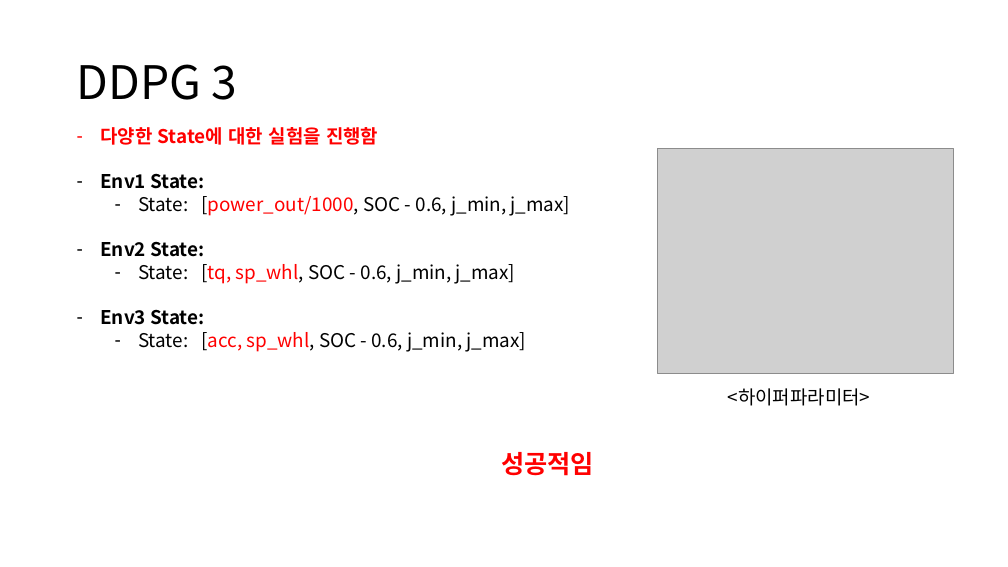
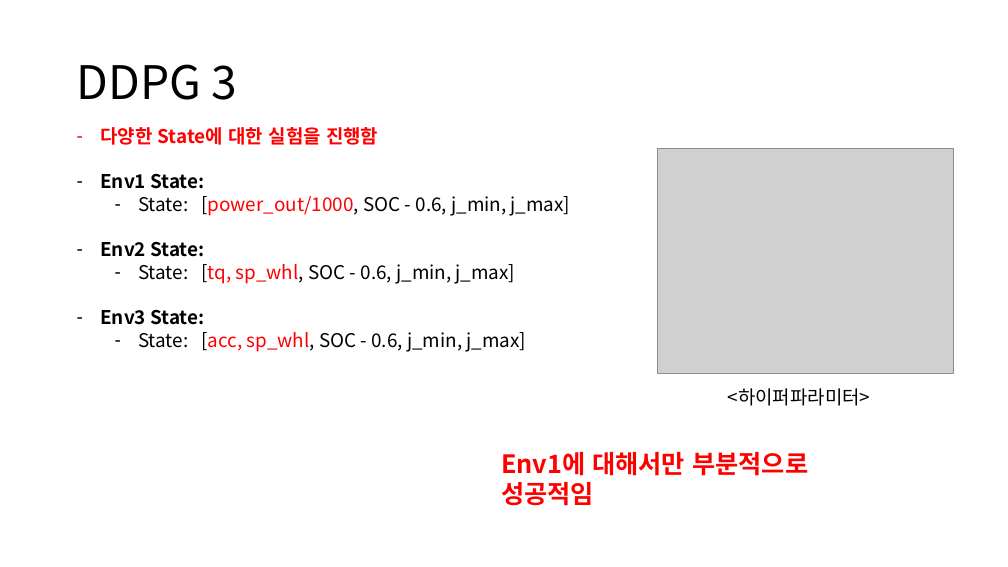
Before and after one commit to zidane89/experiment, a slide deck: slide 10 of 실험정리.pptx. Drawn at 1008x567 pixels with LibreOffice and Linux fonts; fonts in the diff are those of the drawing; grey boxes stand for pictures. Boxes give left, top, right and bottom in pixels: in the first picture for what was removed or moved away, otherwise in the second. Text is boxed around its words. In the diff, an @@ line names an element or a change of style, - is before the commit and + after.

```diff
--- a/실험정리.pptx
+++ b/실험정리.pptx
@@ text at (501,452,808,506): text changed @@
-성공적임
+Env1에 대해서만 부분적으로
+성공적임
```
Also in this commit, not shown: 1 other slide changed.
